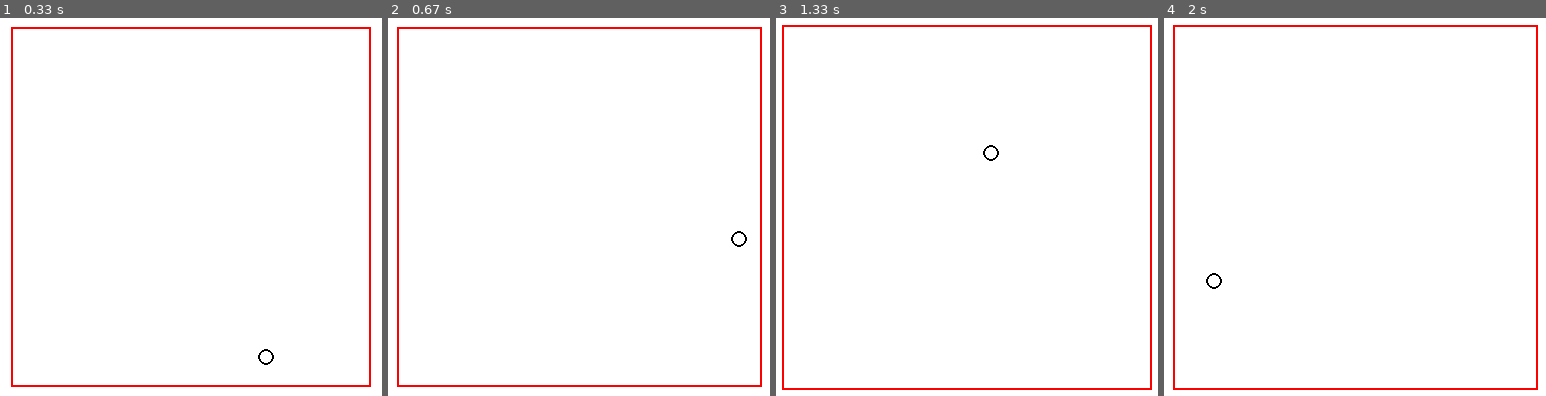
Above: before the commit, frames 1-4 (left to right).
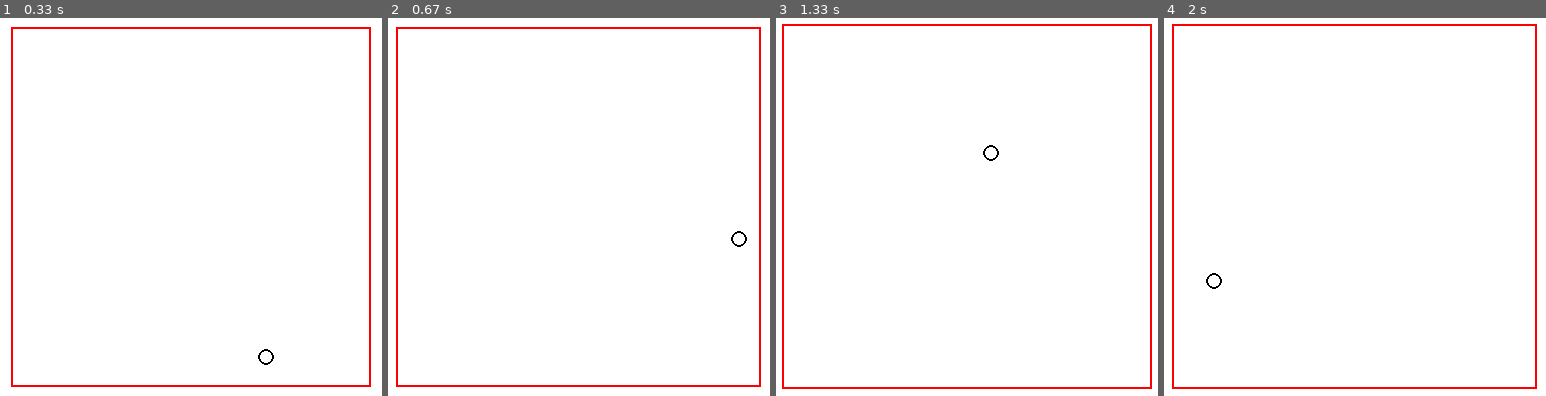
Above: after the commit, the same moments.

Repository: JulianNicholls/Raspberry-Pi-Misc
Game: pygame game, started from python/pygame/bounce2.py
Two runs of this game, one before a commit and one after it. Both use one fixed random seed, a clock stepped at 60 frames per second and the inputs below. The source before the commit is Python 2; it was converted automatically to run under Python 3.
Inputs:
- Up to frame 1 (0.33 s): no input
- Up to frame 2 (0.67 s): hold Right from 0.33 s (still down)
- Up to frame 3 (1.33 s): release Right at 0.8 s; hold Up 0.83-1.13 s; hold Right from 1.17 s (still down)
- Up to frame 4 (2 s): release Right at 1.63 s; hold Left from 1.67 s (still down)

Frame 1 is identical in both runs. In frame 2, 1.0% of the frame differs, in the area x 2-98%, y 2-98%; in frame 3, 1.0%; in frame 4, 2.0%, in the area x 2-98%, y 1-99%.

Commit message:
Updates, mainly for Python 3

Diff:
--- a/python/gpio/drive_lcd.py
+++ b/python/gpio/drive_lcd.py
@@ -20,8 +20,8 @@
 
 #   GPIO Pins used
 
-rs_pin  = 26    # RS !INS/DATA
-e_pin   = 24    # E
+rs_pin  = 26    # RS _INS/DATA
+e_pin   = 24    # E Strobe
 
 db4_pin = 12    # DB4
 db5_pin = 16    # DB5
--- a/python/pygame/bounce2.py
+++ b/python/pygame/bounce2.py
@@ -19,8 +19,8 @@
 screenWidth  = 400
 screenHeight = 400
 
-screen = pygame.display.set_mode([screenWidth, screenHeight], 0, 32)
-background = pygame.Surface((screenWidth, screenHeight))
+screen      = pygame.display.set_mode([screenWidth, screenHeight], 0, 32)
+background  = pygame.Surface((screenWidth, screenHeight))
 
 # Define the colours
 
@@ -29,8 +29,8 @@
 background.fill(cBackground)
 box = [screenWidth - 40, screenHeight - 40]
 delta = [5, 10]
-hw = screenWidth / 2
-hh = screenHeight / 2
+hw = screenWidth // 2
+hh = screenHeight // 2
 position = [hw, hh]
 limit = [0, 0, 0, 0]
 ballRad = 8
@@ -87,13 +87,13 @@
 
     box[d] += amount
 
-    limit[0] = hw - box[0] / 2 + ballRad  # Left
-    limit[1] = hw + box[0] / 2 - ballRad  # Right
-    limit[2] = hh - box[1] / 2 + ballRad  # Top
-    limit[3] = hh + box[1] / 2 - ballRad  # Right
+    limit[0] = hw - box[0] // 2 + ballRad  # Left
+    limit[1] = hw + box[0] // 2 - ballRad  # Right
+    limit[2] = hh - box[1] // 2 + ballRad  # Top
+    limit[3] = hh + box[1] // 2 - ballRad  # Right
 
 def terminate():
-    print "Closing down, please wait..."
+    print("Closing down, please wait...")
     pygame.quit()
     sys.exit()
 
--- /dev/null
+++ b/python/pygame/led_ui.py
@@ -0,0 +1,34 @@
+#!/usr/bin/env python3
+
+"""
+UI
+"""
+
+import pygame
+
+pygame.init()
+pygame.display.set_caption("LED UI")
+
+window_size = (600, 600)
+
+screen = pygame.display.set_mode(window_size)
+
+blue = (0, 0, 80)
+
+# screen = pygame.display.set_mode([screenWidth, screenHeight], 0, 32)
+# background = pygame.Surface((screenWidth, screenHeight))
+
+# Event Loop
+
+running = True
+
+while running:
+    event = pygame.event.poll()
+
+    if event.type == pygame.QUIT:
+        running = False
+    elif event.type == pygame.MOUSEMOTION:
+        print("Mouse moved to (%d, %d)" % event.pos)
+
+    screen.fill(blue)
+    pygame.display.flip()
Not shown, changed: README.md
Not shown, changed: .gitignore
